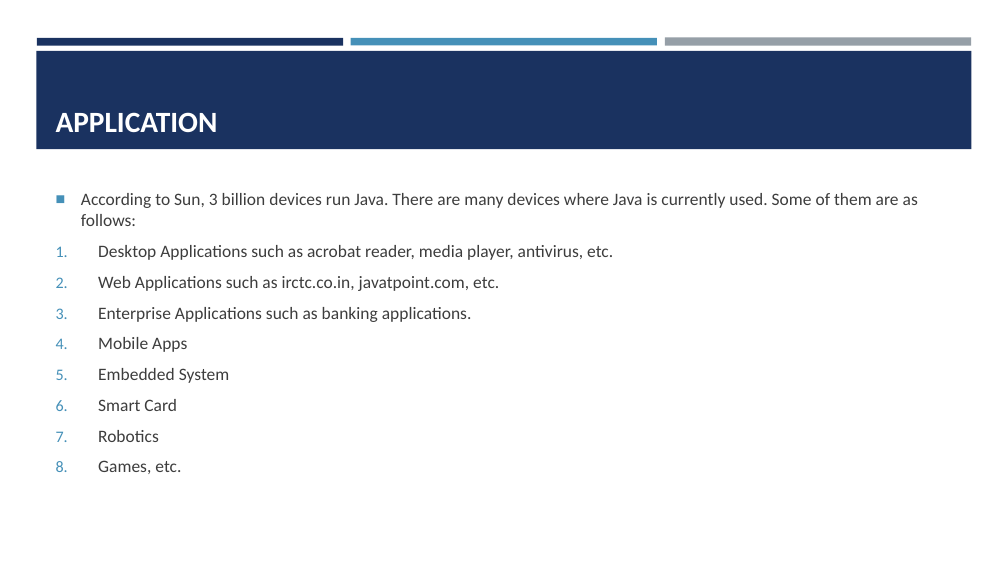
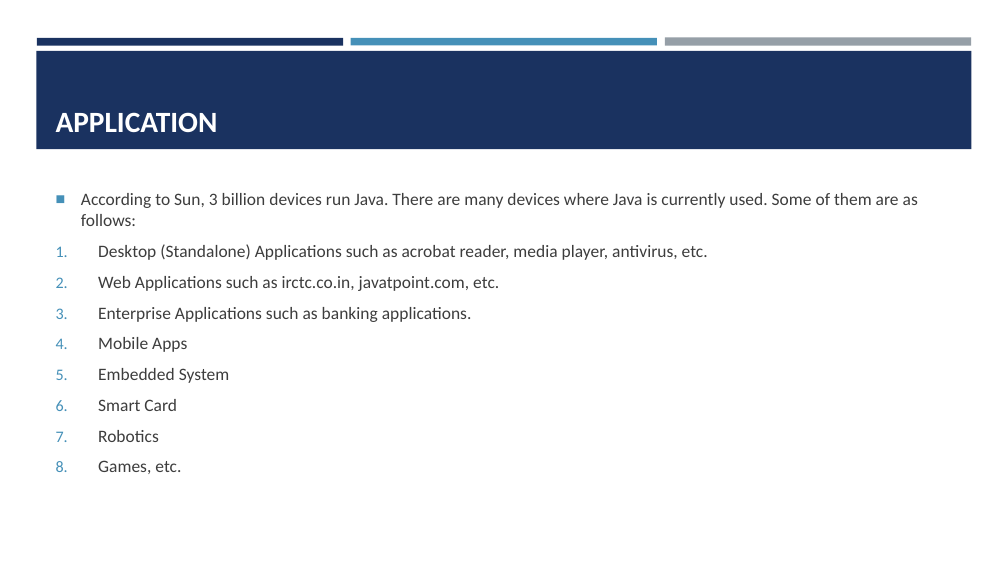
Before and after one commit to amantiwari8861/javaV1, a slide deck: slide 3 of javaSlides/Java Slides part 1.pptx. Drawn at 1008x567 pixels with LibreOffice and Linux fonts; fonts in the diff are those of the drawing. Boxes give left, top, right and bottom in pixels: in the first picture for what was removed or moved away, otherwise in the second. Text is boxed around its words. In the diff, an @@ line names an element or a change of style, - is before the commit and + after.

```diff
--- a/javaSlides/Java Slides part 1.pptx
+++ b/javaSlides/Java Slides part 1.pptx
@@ text at bbox=[98, 244, 708, 260]: text changed @@
-1. Desktop Applications such as acrobat reader, media player, antivirus, etc.
+1. Desktop (Standalone) Applications such as acrobat reader, media player, antivirus, etc.
```
Also in this commit, not shown: 4 other slides changed, 2 slides added, 43 other files.
